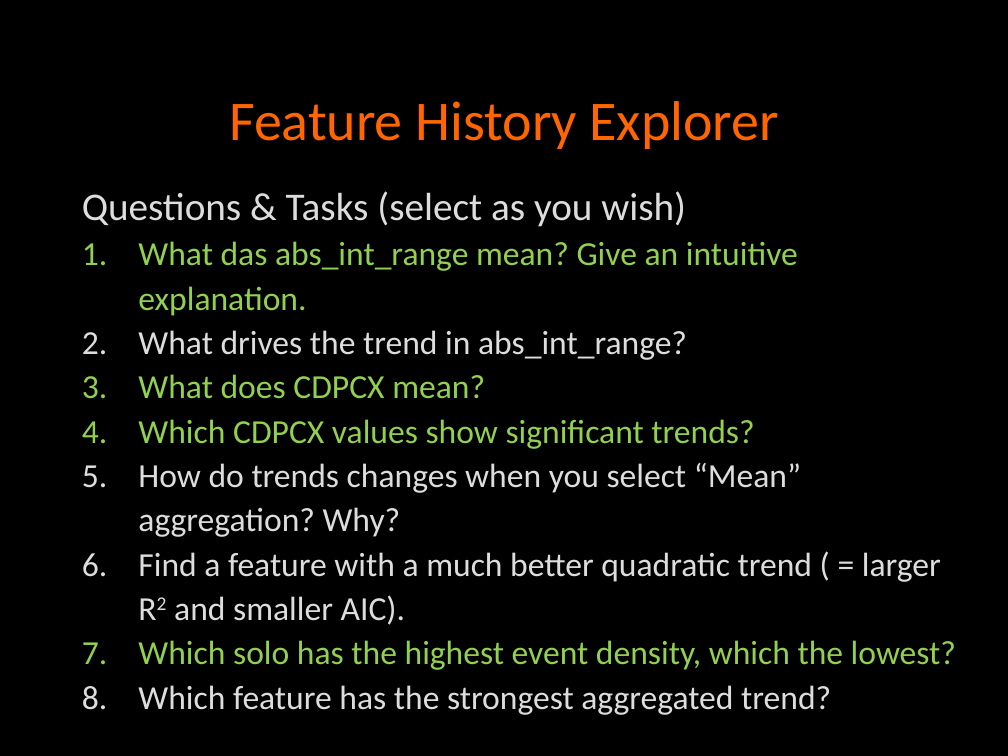
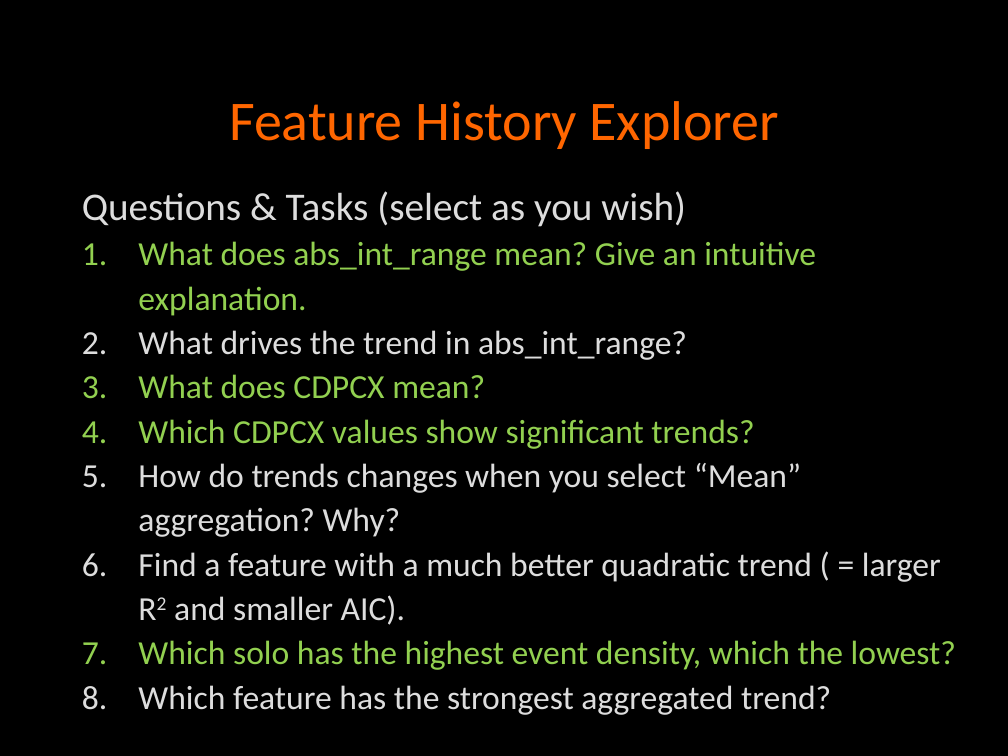
Before and after one commit to klausfrieler/digthatlick_lecture, a slide deck: slide 25 of frieler_ComSysMus_workshop.pptx. Drawn at 1008x756 pixels with LibreOffice and Linux fonts; fonts in the diff are those of the drawing. Boxes give left, top, right and bottom in pixels: in the first picture for what was removed or moved away, otherwise in the second. Text is boxed around its words. In the diff, an @@ line names an element or a change of style, - is before the commit and + after.

```diff
--- a/frieler_ComSysMus_workshop.pptx
+++ b/frieler_ComSysMus_workshop.pptx
@@ text at bbox=[138, 241, 816, 316]: text changed @@
-  1. What das abs_int_range mean? Give an intuitive explanation.
+  1. What does abs_int_range mean? Give an intuitive explanation.
```
Also in this commit, not shown: 2 other slides changed, 1 other file.
